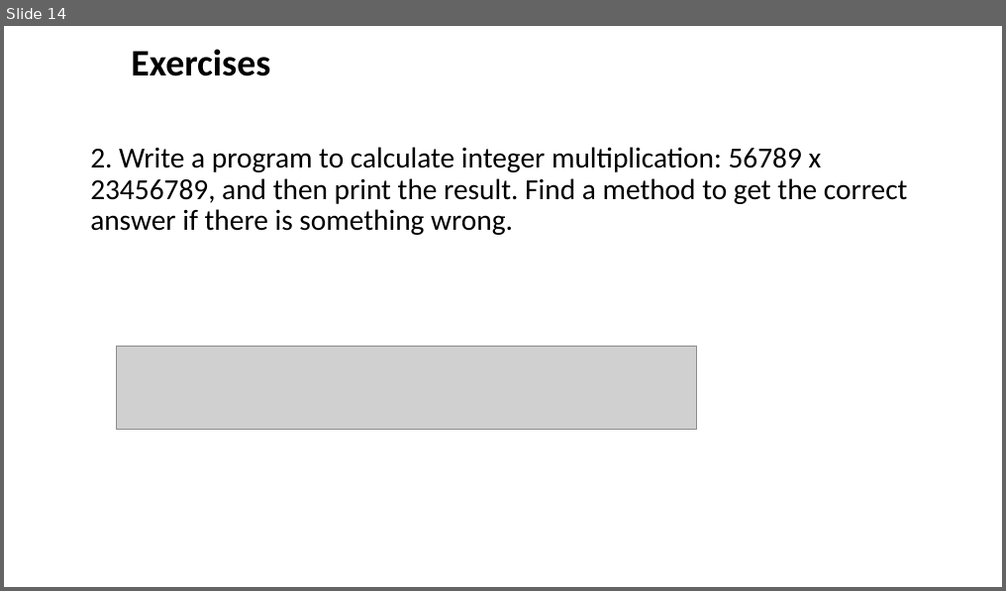
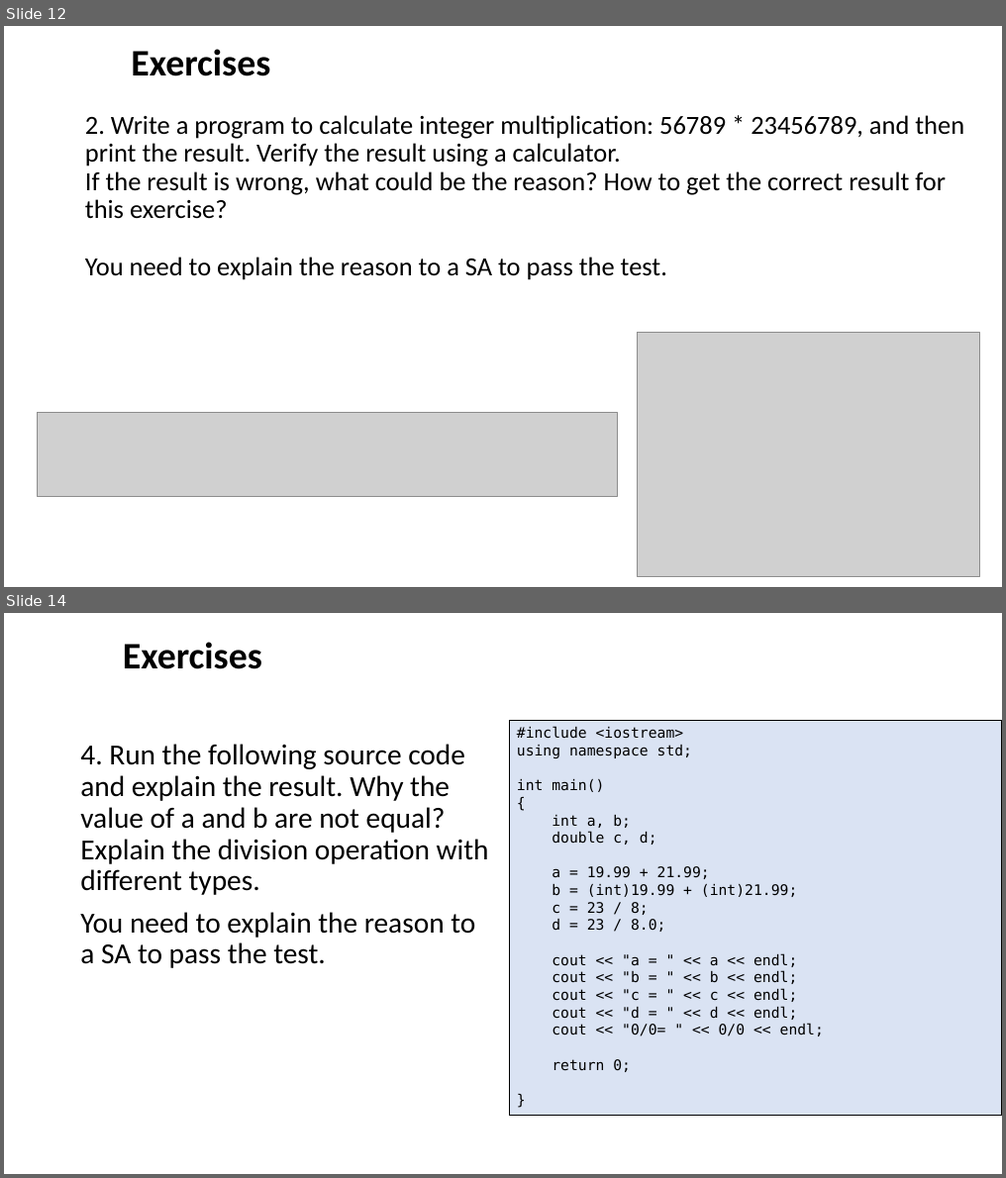
Before and after one commit to ShiqiYu/CPP, a slide deck: week02/Lab02.pptx. Shown one above the other, each under a label of ours: slide 14 before the commit, slides 12 and 14 after it; the slides between them are not shown. The pictures are 1006x591 and 1006x1178 pixels, drawn with LibreOffice and Linux fonts; fonts in the diff are those of the drawing; grey boxes stand for pictures; background and template pictures are left out. Boxes give left, top, right and bottom in pixels: in the first picture for what was removed or moved away, otherwise in the second. Text is boxed around its words. In the diff, an @@ line names an element or a change of style, - is before the commit and + after.

```diff
--- a/week02/Lab02.pptx
+++ b/week02/Lab02.pptx
@@ slide 14 added at [4, 613, 1002, 1174], background #FFFFFF @@
@@ text added at [123, 642, 262, 669], 36 pt, text #000000, bold @@
+Exercises
@@ rectangle added at [509, 720, 1002, 1115], fill #DAE3F3, outline #000000 0.75 pt, 14 pt, text #000000 @@
+#include <iostream>
+using namespace std;
+int main()
+{
+int a, b;
+double c, d;
+a = 19.99 + 21.99;
+b = (int)19.99 + (int)21.99;
+c = 23 / 8;
+d = 23 / 8.0;
+cout << "a = " << a << endl;
+cout << "b = " << b << endl;
+cout << "c = " << c << endl;
+cout << "d = " << d << endl;
+cout << "0/0= " << 0/0 << endl;
+return 0;
+}
@@ text added at [80, 744, 489, 968], 28 pt, text #000000 @@
+4. Run the following source code and explain the result. Why the value of a and b are not equal? Explain the division operation with different types.
+You need to explain the reason to a SA to pass the test.
@@ what was slide 14 is now slide 12 @@
@@ slide 12 changed as well @@
@@ title at [85, 115, 964, 280]: text changed; size 28 to 25.2 pt @@
-2. Write a program to calculate integer multiplication: 56789 x 23456789, and then print the result. Find a method to get the correct answer if there is something wrong.
+2. Write a program to calculate integer multiplication: 56789 * 23456789, and then print the result. Verify the result using a calculator.
+If the result is wrong, what could be the reason? How to get the correct result for this exercise?
+You need to explain the reason to a SA to pass the test.
@@ picture added at [638, 332, 979, 577] @@
@@ picture: place and size @@
-picture at [117, 346, 697, 429]
+picture at [37, 413, 617, 496]
```
Also in this commit, not shown: 5 other slides changed, 8 other slides added, 11 slides removed.
